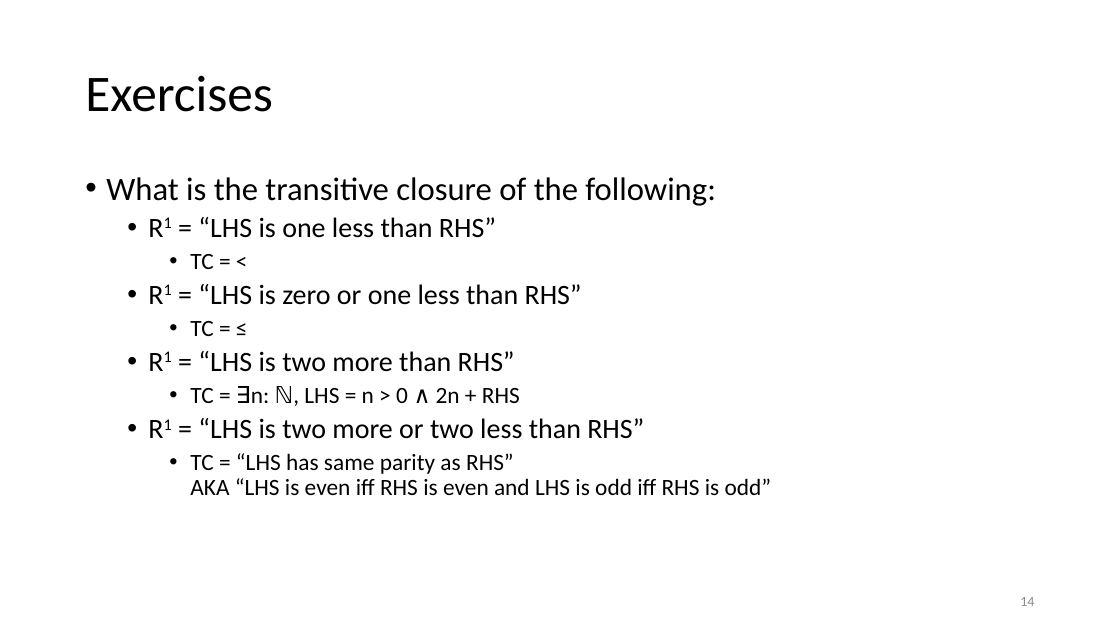
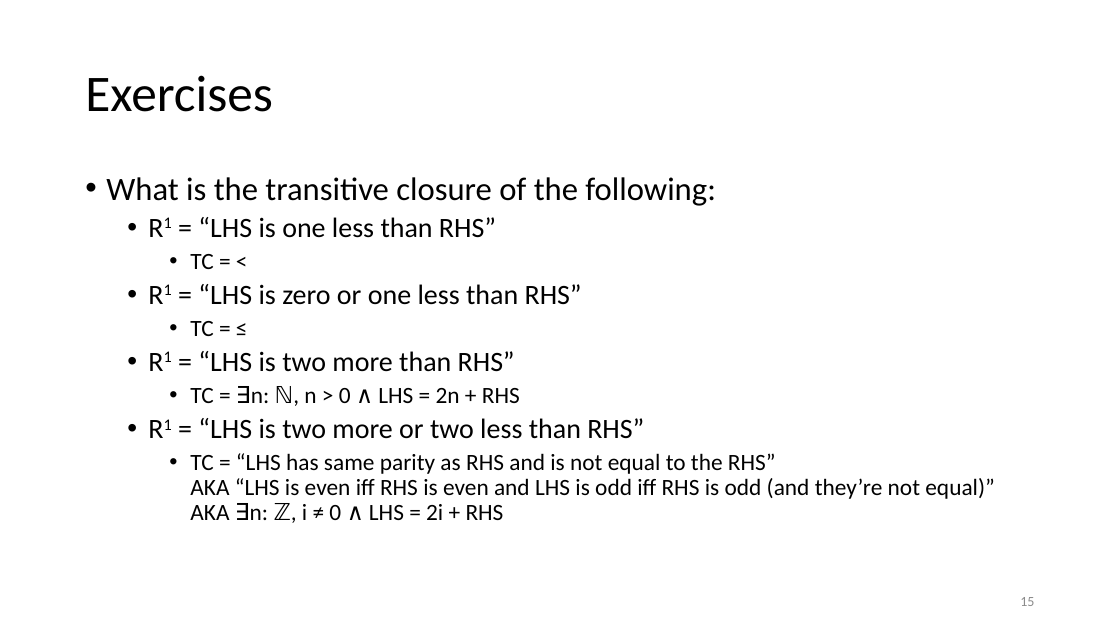
Before and after one commit to tcmch/cs-dm-lean, a slide deck: slide 15 of src/13_Relations/Relations.pptx (slide 14 before the commit). Drawn at 1120x630 pixels with LibreOffice and Linux fonts; fonts in the diff are those of the drawing. Boxes give left, top, right and bottom in pixels: in the first picture for what was removed or moved away, otherwise in the second. Text is boxed around its words. In the diff, an @@ line names an element or a change of style, - is before the commit and + after.

```diff
--- a/src/13_Relations/Relations.pptx
+++ b/src/13_Relations/Relations.pptx
@@ text at [190,386,520,403]: text changed @@
-    • TC = ∃n: ℕ, LHS = n > 0 ∧ 2n + RHS
+    • TC = ∃n: ℕ, n > 0 ∧ LHS = 2n + RHS
@@ text at [190,453,995,520]: text changed @@
-    • TC = “LHS has same parity as RHS”
-      AKA “LHS is even iff RHS is even and LHS is odd iff RHS is odd”
+    • TC = “LHS has same parity as RHS and is not equal to the RHS”
+      AKA “LHS is even iff RHS is even and LHS is odd iff RHS is odd (and they’re not equal)”
+      AKA ∃n: ℤ, i ≠ 0 ∧ LHS = 2i + RHS
@@ page number at [1020,597,1034,606]: text changed @@
-14
+15
```
Also in this commit, not shown: 3 other slides changed, 1 slide added.
